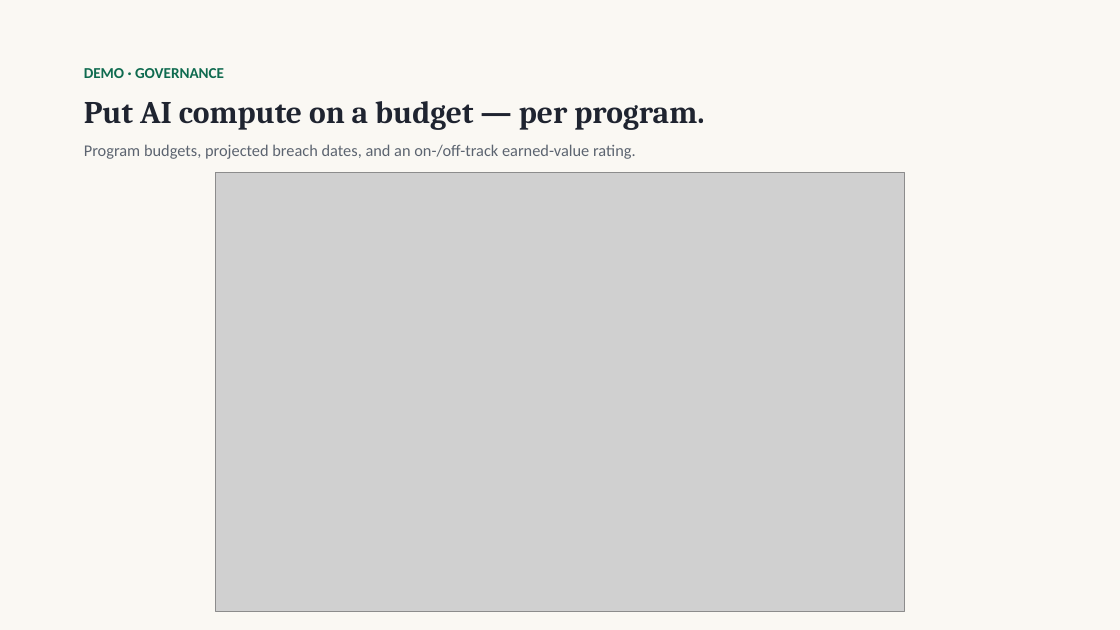
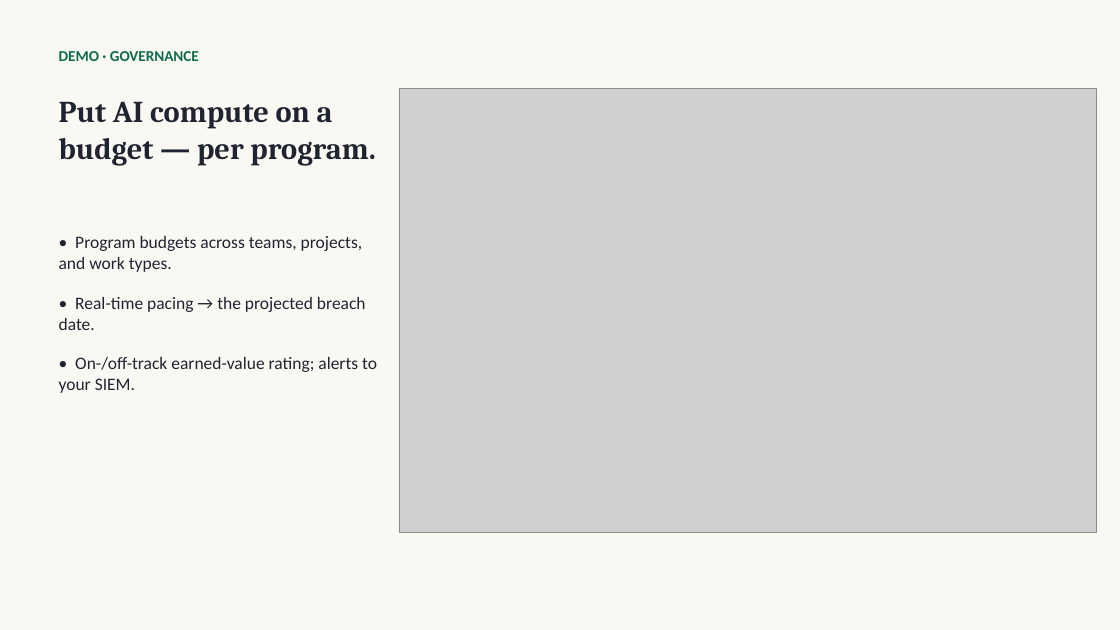
Before and after one commit to krethikram-sudo/options-bot, a slide deck: slide 8 of docs/mhbe-demo-deck.pptx. Drawn at 1120x630 pixels with LibreOffice and Linux fonts; fonts in the diff are those of the drawing; grey boxes stand for pictures. Boxes give left, top, right and bottom in pixels: in the first picture for what was removed or moved away, otherwise in the second. Text is boxed around its words. In the diff, an @@ line names an element or a change of style, - is before the commit and + after.

```diff
--- a/docs/mhbe-demo-deck.pptx
+++ b/docs/mhbe-demo-deck.pptx
@@ text "DEMO · GOVERNANCE" moved from (x1=84, y1=68, x2=224, y2=78) to (x1=59, y1=51, x2=199, y2=61) @@
@@ text "Put AI compute on a ..." moved from (x1=84, y1=101, x2=704, y2=130) to (x1=59, y1=101, x2=375, y2=165) @@
@@ text "Put AI compute on a ..." at (x1=59, y1=101, x2=375, y2=165): size 27 to 26 pt @@
@@ picture resized from (x1=216, y1=172, x2=905, y2=612) to (x1=399, y1=88, x2=1096, y2=533) @@
@@ text at (x1=59, y1=236, x2=377, y2=393): text changed; size 14 to 15 pt; text colour #5C6470 to #1F2430 @@
-Program budgets, projected breach dates, and an on-/off-track earned-value rating.
+• Program budgets across teams, projects, and work types.
+• Real-time pacing → the projected breach date.
+• On-/off-track earned-value rating; alerts to your SIEM.
```
Also in this commit, not shown: 13 other slides changed, 2 other files.
